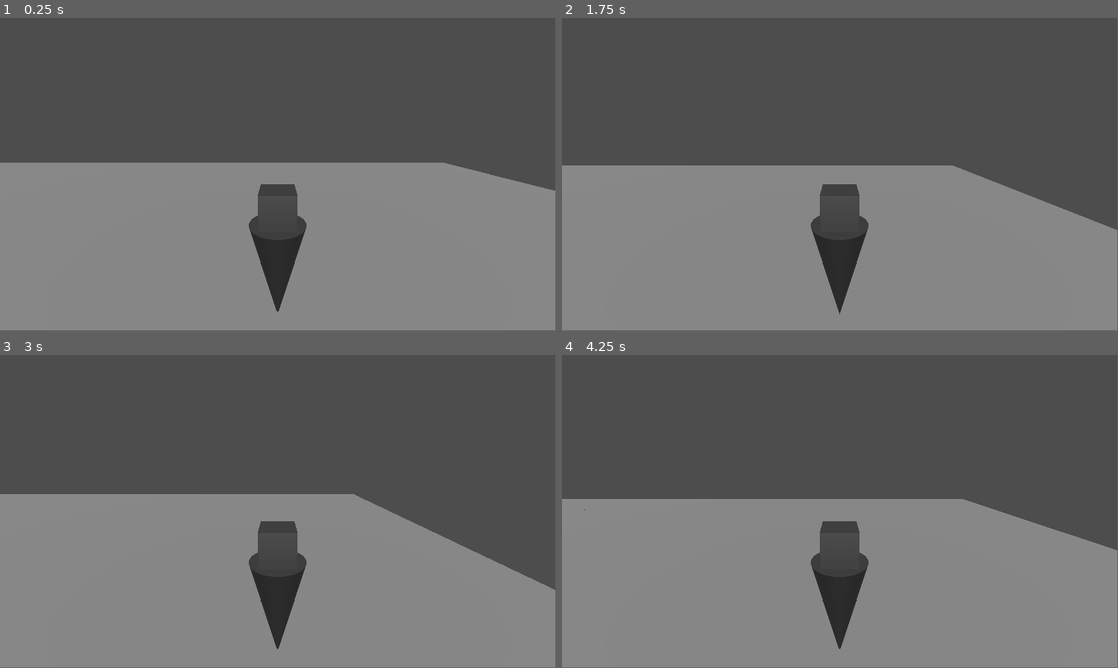
Above: before the commit, frames 1-4 (two rows, left to right).
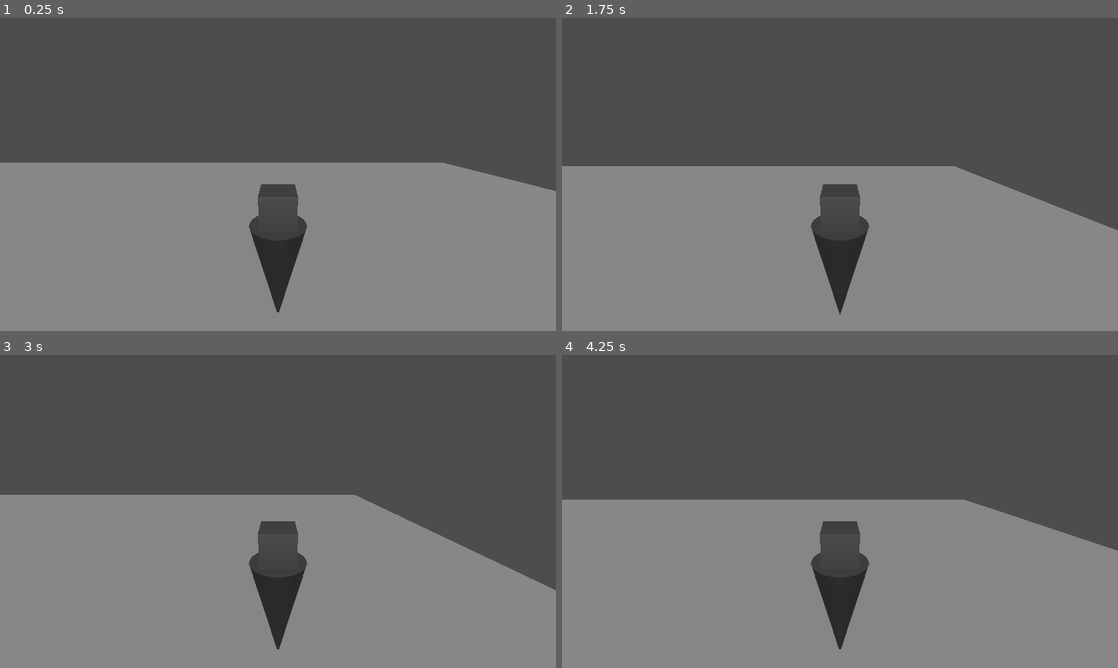
Above: after the commit, the same moments.

Repository: scooter-dev/bosh-rush-jam-2025
Game: Godot game, scene res://city.tscn
The game is run twice, just before and just after one commit, with the same random seed, the same clock (stepped at 60 frames per second) and the same inputs.
Inputs (mouse positions are in pixels of both pictures, inside the frame that each line leads up to):
- Up to frame 1 (0.25 s): no input
- Up to frame 2 (1.75 s): tap Enter (ui_accept) at 0.5, 0.77, 1.52 s; move the mouse to (962, 158) at 0.52 s; hold Right (ui_right) 0.53-1.28 s; tap A (L) at 0.6, 1.55 s; tap D (R) at 0.8, 1.35 s; move the mouse to (728, 190) at 1.27 s; hold Down (ui_down) from 1.28 s (still down)
- Up to frame 3 (3 s): move the mouse to (333, 442) at 2.02 s; release Down (ui_down) at 2.03 s; hold Right (ui_right) 2.03-2.78 s; tap S (BW) at 2.1 s; tap D (R) at 2.3 s; move the mouse to (250, 574) at 2.77 s; hold Up (ui_up) from 2.78 s (still down); tap W (FW) at 2.85 s
- Up to frame 4 (4.25 s): tap Enter (ui_accept) at 3.02, 3.77 s; tap A (L) at 3.05, 3.6 s; move the mouse to (1006, 558) at 3.52 s; release Up (ui_up) at 3.53 s; hold Left (ui_left) from 3.53 s (still down); tap D (R) at 3.8 s
In our replay, the window is 799x449 before the commit and 800x450 after it. These sizes can differ from the game's own. Grey fills any space a smaller window leaves; there, only what the larger window draws over its background counts as a difference.

The runs differ from the first frame. In frame 1, 0.1% of the frame differs, in the area x 44-100%, y 0-94%; in frame 2, 0.3%, in the area x 0-100%, y 0-95%; in frame 3, 0.3%; in frame 4, 0.3%.

Commit message:
mp menus, basic mech movement

Diff:
--- /dev/null
+++ b/SRC/Mech/PlayerCam.gd
@@ -0,0 +1,6 @@
+extends Node3D
+
+class_name PlayerCamera
+
+@export var camera : Camera3D
+@export var camX : Node3D
--- /dev/null
+++ b/SRC/Mech/player_mech.gd
@@ -0,0 +1,22 @@
+extends CharacterBody3D
+
+class_name Player
+
+@export var cam : PlayerCamera
+
+var acceleration : float = 160.0
+var damping : float = 30.0
+
+func _physics_process(delta: float) -> void:
+	velocity = get_real_velocity()
+	var dir : Vector3 = cam.global_basis.x * PlayerInput.fbrl.x + cam.global_basis.z * PlayerInput.fbrl.y
+	dir = dir.limit_length()
+
+	if is_on_floor():
+		velocity.x -= velocity.x * delta * damping
+		velocity.z -= velocity.z * delta * damping
+		velocity += dir * delta * acceleration
+	else:
+		velocity.y = clamp(velocity.y - 9.8 * delta, -60,60)
+
+	move_and_slide()
--- /dev/null
+++ b/SRC/Mech/player_mech.tscn
@@ -0,0 +1,36 @@
+[gd_scene load_steps=5 format=3 uid="uid://c1g40osluc5on"]
+
+[ext_resource type="Script" uid="uid://cyj8mpkhoulxo" path="res://SRC/Mech/player_mech.gd" id="1_b1ldv"]
+[ext_resource type="Script" uid="uid://fcbiot2w55f6" path="res://SRC/Mech/PlayerCam.gd" id="2_ond4c"]
+
+[sub_resource type="CapsuleShape3D" id="CapsuleShape3D_6d0cu"]
+
+[sub_resource type="BoxMesh" id="BoxMesh_ond4c"]
+size = Vector3(0.7, 2, 0.7)
+
+[node name="PlayerMech" type="CharacterBody3D" node_paths=PackedStringArray("cam")]
+collision_layer = 2
+script = ExtResource("1_b1ldv")
+cam = NodePath("CamY")
+
+[node name="CollisionShape3D" type="CollisionShape3D" parent="."]
+transform = Transform3D(1, 0, 0, 0, 1, 0, 0, 0, 1, 0, 1, 0)
+shape = SubResource("CapsuleShape3D_6d0cu")
+
+[node name="CamY" type="Node3D" parent="." node_paths=PackedStringArray("camera", "camX")]
+transform = Transform3D(1, 0, 0, 0, 1, 0, 0, 0, 1, 0, 1.53265, 0)
+script = ExtResource("2_ond4c")
+camera = NodePath("CamX/Camera3D")
+camX = NodePath("CamX")
+
+[node name="CamX" type="Node3D" parent="CamY"]
+transform = Transform3D(1, 0, 0, 0, 0.856312, 0.516459, 0, -0.516459, 0.856312, 0, 0, 0)
+
+[node name="Camera3D" type="Camera3D" parent="CamY/CamX"]
+transform = Transform3D(1, 0, 0, 0, 1, 0, 0, 0, 1, 0, 0, 7.59)
+
+[node name="CharRotator" type="Node3D" parent="."]
+
+[node name="MeshInstance3D" type="MeshInstance3D" parent="CharRotator"]
+transform = Transform3D(1, 0, 0, 0, 1, 0, 0, 0, 1, 0, 1, 0)
+mesh = SubResource("BoxMesh_ond4c")
--- a/SRC/Players/cam_y.gd
+++ /dev/null
@@ -1,10 +0,0 @@
-extends Node3D
-
-class_name PlayerCamera
-
-@export var cam_x: Node3D
-
-
-func _physics_process(delta: float) -> void:
-	rotate_y(-PlayerInput.l_udrl.x)
-	cam_x.rotation.x = clamp(cam_x.rotation.x - PlayerInput.l_udrl.y, -PI/2, PI/2)
--- a/SRC/Players/ground_rays.gd
+++ /dev/null
@@ -1,25 +0,0 @@
-extends Node3D
-
-class_name GroundRays
-
-var ground : Node3D = null
-var groundDistance : float = 50.0
-var groundNormal : Vector3 = Vector3.UP
-
-func _ready() -> void:
-	if multiplayer.get_unique_id() != get_multiplayer_authority():
-		queue_free()
-
-const angleLimit : float = cos(deg_to_rad(40))
-
-func _physics_process(delta: float) -> void:
-	ground = null
-	groundDistance = 50.0
-	groundNormal = Vector3.UP
-	for ray : RayCast3D in get_children():
-		if ray.get_collider():
-			var gDist : float = global_position.y - ray.get_collision_point().y
-			var gNorm : Vector3 = ray.get_collision_normal()
-			if gDist < groundDistance and gNorm.dot(Vector3.UP) > angleLimit:
-				groundDistance = gDist
-				groundNormal = gNorm
--- a/SRC/Players/player.gd
+++ /dev/null
@@ -1,8 +0,0 @@
-extends CharacterBody3D
-
-class_name Player
-
-var isLocal : bool = false
-
-func _enter_tree() -> void:
-	isLocal = multiplayer.get_unique_id() == get_multiplayer_authority()
--- a/SRC/Players/player.tscn
+++ /dev/null
@@ -1,65 +0,0 @@
-[gd_scene load_steps=7 format=3 uid="uid://cwx4jjndqj8qk"]
-
-[ext_resource type="Script" uid="uid://b7l51o8lmkd8g" path="res://SRC/Players/ground_rays.gd" id="1_ba1eo"]
-[ext_resource type="Script" uid="uid://cnxi2off87ibd" path="res://SRC/Players/player.gd" id="1_j67wp"]
-[ext_resource type="Script" uid="uid://cbb60yhym36tt" path="res://SRC/Players/player_movement.gd" id="3_33ruk"]
-[ext_resource type="Script" uid="uid://imyaliika6c5" path="res://SRC/Players/cam_y.gd" id="4_r8rhy"]
-
-[sub_resource type="CapsuleShape3D" id="CapsuleShape3D_wercd"]
-radius = 0.35
-height = 1.52082
-
-[sub_resource type="SphereShape3D" id="SphereShape3D_ba1eo"]
-radius = 0.63639
-
-[node name="Player" type="CharacterBody3D"]
-up_direction = Vector3(0, -1, 0)
-wall_min_slide_angle = 0.0
-floor_max_angle = 0.0
-floor_snap_length = 0.05
-script = ExtResource("1_j67wp")
-
-[node name="WalkCollisionShape" type="CollisionShape3D" parent="."]
-transform = Transform3D(1, 0, 0, 0, 1, 0, 0, 0, 1, 0, 0.994285, 0)
-shape = SubResource("CapsuleShape3D_wercd")
-
-[node name="StumbleCollisionShape" type="CollisionShape3D" parent="."]
-transform = Transform3D(1, 0, 0, 0, 1, 0, 0, 0, 1, 0, 1.11201, 0)
-shape = SubResource("SphereShape3D_ba1eo")
-disabled = true
-
-[node name="GroundRays" type="Node3D" parent="."]
-script = ExtResource("1_ba1eo")
-
-[node name="RayCast3D" type="RayCast3D" parent="GroundRays"]
-transform = Transform3D(1, 0, 0, 0, 1, 0, 0, 0, 1, 0, 0.594571, 0)
-
-[node name="RayCast3D2" type="RayCast3D" parent="GroundRays"]
-transform = Transform3D(1, 0, 0, 0, 1, 0, 0, 0, 1, -0.266605, 0.594571, 0)
-
-[node name="RayCast3D3" type="RayCast3D" parent="GroundRays"]
-transform = Transform3D(1, 0, 0, 0, 1, 0, 0, 0, 1, 0.267, 0.594088, 0)
-
-[node name="RayCast3D4" type="RayCast3D" parent="GroundRays"]
-transform = Transform3D(-4.37114e-08, 0, -1, 0, 1, 0, 1, 0, -4.37114e-08, 0.000197556, 0.594571, -0.266802)
-
-[node name="RayCast3D5" type="RayCast3D" parent="GroundRays"]
-transform = Transform3D(-4.37114e-08, 0, -1, 0, 1, 0, 1, 0, -4.37114e-08, 0.000197533, 0.594088, 0.266802)
-
-[node name="Movement" type="Node" parent="." node_paths=PackedStringArray("player", "camera", "groundRays")]
-script = ExtResource("3_33ruk")
-player = NodePath("..")
-camera = NodePath("../CamY")
-groundRays = NodePath("../GroundRays")
-
-[node name="CamY" type="Node3D" parent="." node_paths=PackedStringArray("cam_x")]
-transform = Transform3D(1, 0, 0, 0, 1, 0, 0, 0, 1, 0, 1.4857, 0)
-script = ExtResource("4_r8rhy")
-cam_x = NodePath("CamX")
-
-[node name="CamX" type="Node3D" parent="CamY"]
-
-[node name="Cam" type="Camera3D" parent="CamY/CamX"]
-current = true
-fov = 90.0
-far = 200.0
--- a/SRC/Players/player_movement.gd
+++ /dev/null
@@ -1,81 +0,0 @@
-extends Node
-
-class_name PlayerMovement
-
-enum {M_FALLING, M_GROUNDED, M_RAGDOLL, M_CROUCHED}
-
-@export var player : Player
-@export var camera : PlayerCamera
-@export var groundRays : GroundRays
-
-var movementMode : int = M_FALLING
-var velocity : Vector3 = Vector3()
-var acceleration : float = 72.0
-var damping : float = 16.0
-var jumpImpulse : float = 4.0
-
-##Proceses the movement mode for the current frame
-func mMode() -> void:
-	match movementMode:
-		M_GROUNDED:
-			if groundRays.groundDistance > 0.325:
-				setMMode(M_FALLING)
-		M_FALLING:
-			if groundRays.groundDistance < 0.0 and velocity.y < 3.0:
-				setMMode(M_GROUNDED)
-		M_RAGDOLL:
-			pass
-		M_CROUCHED:
-			pass
-
-##Sets the movement mode do newMMode, doing any necessary tasks for the switch. Always use this to change movement mode.
-func setMMode(newMMode : int) -> void:
-
-	match movementMode:
-		M_GROUNDED:
-			match newMMode:
-				M_FALLING:
-					pass #TODO reparent player to world, don't forget multiplayer
-		M_FALLING:
-			match newMMode:
-				M_GROUNDED:
-					pass #TODO reparent player to ground, don't forget multiplayer
-
-	movementMode = newMMode
-
-##Starts the player reparenting operations
-func reparentPlayer(reparentTo : Node3D) -> void:
-	reparentPlayerRPC.rpc(reparentTo)
-
-##Reparents the player character to a new node on all clients, making sure everything is synced up. Needs to be called from reparentPlayer or with RPC.
-@rpc("authority", "call_local", "reliable")
-func reparentPlayerRPC(reparentTo : Node3D) -> void:
-	player.reparent(reparentTo)
-
-func _physics_process(delta: float) -> void:
-	if player.isLocal:
-		velocity = player.get_real_velocity()
-		mMode()
-
-		var dir : Vector3 = PlayerInput.fbrl.x * camera.global_basis.x + PlayerInput.fbrl.y * camera.global_basis.z
-		dir = dir.limit_length()
-
-		match movementMode:
-			M_GROUNDED:
-				velocity.x -= velocity.x * delta * damping
-				velocity.z -= velocity.z * delta * damping
-
-				velocity += dir * delta * acceleration
-
-				velocity.y = clamp(-groundRays.groundDistance * 1200.0 * delta, -6, 6)
-			M_FALLING:
-				velocity.y = clamp(velocity.y - ProjectSettings.get_setting("physics/3d/default_gravity") * delta, -30, 30)
-			M_RAGDOLL:
-				pass
-			M_CROUCHED:
-				pass
-
-		player.velocity = velocity
-		player.move_and_slide()
-	else:
-		pass
--- /dev/null
+++ b/SRC/Shaders/Sky.gdshader
@@ -0,0 +1,8 @@
+shader_type sky;
+
+uniform sampler2D skyGradient : repeat_disable, filter_nearest;
+uniform vec3 direction = vec3(0,1,0);
+
+void sky() {
+	COLOR = texture(skyGradient, vec2(dot(normalize(direction),EYEDIR) * 0.5 + 0.5,0)).rgb;
+}
--- /dev/null
+++ b/SRC/Singletons/MultiplayerManager.gd
@@ -0,0 +1,31 @@
+extends Node
+
+var player : Array[Player]
+
+func _ready() -> void:
+	multiplayer.connected_to_server
+	multiplayer.connection_failed
+	multiplayer.peer_connected
+	multiplayer.peer_disconnected
+
+func hostGame(port : int, max_players : int) -> void:
+	var peer : ENetMultiplayerPeer = ENetMultiplayerPeer.new()
+	peer.create_server(port, max_players)
+	get_tree().get_multiplayer().multiplayer_peer = peer
+
+func joinGame(ip : String, port : int) -> void:
+	var peer : ENetMultiplayerPeer = ENetMultiplayerPeer.new()
+	peer.create_client(ip, port)
+	get_tree().get_multiplayer().multiplayer_peer = peer
+
+func onPlayerJoined(id : int) -> void:
+	pass
+
+func onPlayerLeft(id : int) -> void:
+	pass
+
+func onConnectionFailed() -> void:
+	pass
+
+func onConnectionSuccess() -> void:
+	pass
--- /dev/null
+++ b/SRC/UI/MultiplayerScreens/MPScreen.tscn
@@ -0,0 +1,134 @@
+[gd_scene load_steps=2 format=3 uid="uid://bf54mg7jrexsi"]
+
+[ext_resource type="Script" uid="uid://52u40t6dy4ue" path="res://SRC/UI/MultiplayerScreens/mp_screen.gd" id="1_kg2hb"]
+
+[node name="MultiplayerScreen" type="Control"]
+layout_mode = 3
+anchors_preset = 15
+anchor_right = 1.0
+anchor_bottom = 1.0
+grow_horizontal = 2
+grow_vertical = 2
+script = ExtResource("1_kg2hb")
+
+[node name="Panel" type="Panel" parent="."]
+layout_mode = 1
+anchors_preset = 15
+anchor_right = 1.0
+anchor_bottom = 1.0
+grow_horizontal = 2
+grow_vertical = 2
+
+[node name="TabContainer" type="TabContainer" parent="Panel"]
+layout_mode = 1
+anchors_preset = 15
+anchor_right = 1.0
+anchor_bottom = 1.0
+grow_horizontal = 2
+grow_vertical = 2
+current_tab = 1
+
+[node name="Connect" type="Control" parent="Panel/TabContainer"]
+visible = false
+layout_mode = 2
+metadata/_tab_index = 0
+
+[node name="VBoxContainer" type="VBoxContainer" parent="Panel/TabContainer/Connect"]
+layout_mode = 1
+anchors_preset = 15
+anchor_right = 1.0
+anchor_bottom = 1.0
+grow_horizontal = 2
+grow_vertical = 2
+alignment = 1
+
+[node name="HBoxContainer" type="HBoxContainer" parent="Panel/TabContainer/Connect/VBoxContainer"]
+layout_mode = 2
+alignment = 1
+
+[node name="Label" type="Label" parent="Panel/TabContainer/Connect/VBoxContainer/HBoxContainer"]
+layout_mode = 2
+text = "IP: "
+
+[node name="LE_IP" type="LineEdit" parent="Panel/TabContainer/Connect/VBoxContainer/HBoxContainer"]
+custom_minimum_size = Vector2(300, 0)
+layout_mode = 2
+size_flags_horizontal = 4
+placeholder_text = "IP"
+alignment = 1
+
+[node name="HBoxContainer2" type="HBoxContainer" parent="Panel/TabContainer/Connect/VBoxContainer"]
+layout_mode = 2
+alignment = 1
+
+[node name="Label" type="Label" parent="Panel/TabContainer/Connect/VBoxContainer/HBoxContainer2"]
+layout_mode = 2
+text = "Port: "
+
+[node name="SB_ClientPort" type="SpinBox" parent="Panel/TabContainer/Connect/VBoxContainer/HBoxContainer2"]
+custom_minimum_size = Vector2(300, 0)
+layout_mode = 2
+size_flags_horizontal = 4
+min_value = 1024.0
+max_value = 65535.0
+value = 4850.0
+alignment = 1
+
+[node name="BTN_Connect" type="Button" parent="Panel/TabContainer/Connect/VBoxContainer"]
+custom_minimum_size = Vector2(120, 0)
+layout_mode = 2
+size_flags_horizontal = 4
+text = "Connect"
+
+[node name="Host" type="Control" parent="Panel/TabContainer"]
+layout_mode = 2
+metadata/_tab_index = 1
+
+[node name="VBoxContainer" type="VBoxContainer" parent="Panel/TabContainer/Host"]
+layout_mode = 1
+anchors_preset = 15
+anchor_right = 1.0
+anchor_bottom = 1.0
+grow_horizontal = 2
+grow_vertical = 2
+alignment = 1
+
+[node name="HBoxContainer" type="HBoxContainer" parent="Panel/TabContainer/Host/VBoxContainer"]
+layout_mode = 2
+alignment = 1
+
+[node name="Label" type="Label" parent="Panel/TabContainer/Host/VBoxContainer/HBoxContainer"]
+layout_mode = 2
+text = "Port: "
+
+[node name="SB_ServerPort" type="SpinBox" parent="Panel/TabContainer/Host/VBoxContainer/HBoxContainer"]
+custom_minimum_size = Vector2(300, 0)
+layout_mode = 2
+size_flags_horizontal = 4
+min_value = 1024.0
+max_value = 65535.0
+value = 4850.0
+alignment = 1
+
+[node name="HBoxContainer2" type="HBoxContainer" parent="Panel/TabContainer/Host/VBoxContainer"]
+layout_mode = 2
+alignment = 1
+
+[node name="Label" type="Label" parent="Panel/TabContainer/Host/VBoxContainer/HBoxContainer2"]
+layout_mode = 2
+text = "Max Players: "
+
+[node name="SB_Players" type="SpinBox" parent="Panel/TabContainer/Host/VBoxContainer/HBoxContainer2"]
+custom_minimum_size = Vector2(300, 0)
+layout_mode = 2
+size_flags_horizontal = 4
+min_value = 2.0
+max_value = 16.0
+value = 4.0
+alignment = 1
+
+[node name="BTN_Host" type="Button" parent="Panel/TabContainer/Host/VBoxContainer"]
+custom_minimum_size = Vector2(120, 0)
+layout_mode = 2
+size_flags_horizontal = 4
+text = "Host"
--- /dev/null
+++ b/SRC/UI/MultiplayerScreens/mp_screen.gd
@@ -0,0 +1 @@
+extends Control
--- /dev/null
+++ b/Scenes/Maps/Test/test_map.tscn
@@ -0,0 +1,75 @@
+[gd_scene load_steps=11 format=3 uid="uid://cu8wfyiht1lyi"]
+
+[ext_resource type="PackedScene" uid="uid://c1g40osluc5on" path="res://SRC/Mech/player_mech.tscn" id="1_orjte"]
+[ext_resource type="Shader" uid="uid://d20ryyciv7x8g" path="res://SRC/Shaders/Sky.gdshader" id="2_61yvp"]
+
+[sub_resource type="FastNoiseLite" id="FastNoiseLite_3gg6x"]
+
+[sub_resource type="NoiseTexture2D" id="NoiseTexture2D_orjte"]
+seamless = true
+noise = SubResource("FastNoiseLite_3gg6x")
+
+[sub_resource type="StandardMaterial3D" id="StandardMaterial3D_61yvp"]
+albedo_texture = SubResource("NoiseTexture2D_orjte")
+uv1_scale = Vector3(0.5, 0.5, 0.5)
+uv1_triplanar = true
+
+[sub_resource type="Gradient" id="Gradient_61yvp"]
+interpolation_mode = 2
+offsets = PackedFloat32Array(0, 0.283019, 0.471698, 1)
+colors = PackedColorArray(0, 0, 0, 1, 1, 1, 1, 1, 1, 0.780029, 0.585938, 1, 0.127838, 0.242341, 0.460938, 1)
+
+[sub_resource type="GradientTexture1D" id="GradientTexture1D_yxp5o"]
+gradient = SubResource("Gradient_61yvp")
+width = 32
+
+[sub_resource type="ShaderMaterial" id="ShaderMaterial_yxp5o"]
+shader = ExtResource("2_61yvp")
+shader_parameter/skyGradient = SubResource("GradientTexture1D_yxp5o")
+shader_parameter/direction = Vector3(0.64, 1, 0)
+
+[sub_resource type="Sky" id="Sky_1x7h3"]
+sky_material = SubResource("ShaderMaterial_yxp5o")
+
+[sub_resource type="Environment" id="Environment_jwv5c"]
+background_mode = 2
+sky = SubResource("Sky_1x7h3")
+
+[node name="TestMap" type="Node3D"]
+
+[node name="CSG" type="Node3D" parent="."]
+
+[node name="CSGBox3D" type="CSGBox3D" parent="CSG"]
+material_override = SubResource("StandardMaterial3D_61yvp")
+use_collision = true
+size = Vector3(60, 1, 60)
+
+[node name="CSGBox3D2" type="CSGBox3D" parent="CSG"]
+transform = Transform3D(1, 0, 0, 0, 1, 0, 0, 0, 1, -9, 4, -6.5)
+material_override = SubResource("StandardMaterial3D_61yvp")
+use_collision = true
+size = Vector3(4, 7, 4)
+
+[node name="CSGBox3D3" type="CSGBox3D" parent="CSG"]
+transform = Transform3D(1, 0, 0, 0, 1, 0, 0, 0, 1, -15, 4.75, 5)
+material_override = SubResource("StandardMaterial3D_61yvp")
+use_collision = true
+size = Vector3(4, 8.5, 4)
+
+[node name="CSGBox3D4" type="CSGBox3D" parent="CSG"]
+transform = Transform3D(1, 0, 0, 0, 1, 0, 0, 0, 1, -5, 3.75, 15.5)
+material_override = SubResource("StandardMaterial3D_61yvp")
+use_collision = true
+size = Vector3(4, 6.5, 4)
+
+[node name="CSGBox3D5" type="CSGBox3D" parent="CSG"]
+transform = Transform3D(1, 0, 0, 0, 1, 0, 0, 0, 1, 9, 4.75, -4.5)
+material_override = SubResource("StandardMaterial3D_61yvp")
+use_collision = true
+size = Vector3(4, 8.5, 4)
+
+[node name="PlayerMech" parent="." instance=ExtResource("1_orjte")]
+transform = Transform3D(1, 0, 0, 0, 1, 0, 0, 0, 1, 0, 2.29376, 0)
+
+[node name="WorldEnvironment" type="WorldEnvironment" parent="."]
+environment = SubResource("Environment_jwv5c")
--- a/Scenes/MechInterior/mech_interior.tscn
+++ /dev/null
@@ -1,45 +0,0 @@
-[gd_scene load_steps=5 format=3 uid="uid://dmwqsyuko7i5"]
-
-[ext_resource type="PackedScene" uid="uid://cwx4jjndqj8qk" path="res://SRC/Players/player.tscn" id="1_1dw0v"]
-
-[sub_resource type="PhysicalSkyMaterial" id="PhysicalSkyMaterial_1dw0v"]
-
-[sub_resource type="Sky" id="Sky_biro4"]
-sky_material = SubResource("PhysicalSkyMaterial_1dw0v")
-
-[sub_resource type="Environment" id="Environment_am3ep"]
-background_mode = 2
-sky = SubResource("Sky_biro4")
-
-[node name="MechInterior" type="Node3D"]
-
-[node name="CSG" type="Node3D" parent="."]
-
-[node name="CSGBox3D" type="CSGBox3D" parent="CSG"]
-use_collision = true
-size = Vector3(12, 1, 12)
-
-[node name="CSGBox3D2" type="CSGBox3D" parent="CSG"]
-transform = Transform3D(1, 0, 0, 0, 1, 0, 0, 0, 1, -6.5, 1.5, 0)
-use_collision = true
-size = Vector3(1, 4, 12)
-
-[node name="CSGBox3D3" type="CSGBox3D" parent="CSG"]
-transform = Transform3D(1, 0, 0, 0, 1, 0, 0, 0, 1, 6.5, 1.5, 0)
-use_collision = true
-size = Vector3(1, 4, 12)
-
-[node name="CSGBox3D4" type="CSGBox3D" parent="CSG"]
-transform = Transform3D(1, 0, 0, 0, 1, 0, 0, 0, 1, 0, 1.5, -6.5)
-use_collision = true
-size = Vector3(12, 4, 1)
-
-[node name="DirectionalLight3D" type="DirectionalLight3D" parent="."]
-transform = Transform3D(0.707107, 0.5, -0.5, 0, 0.707107, 0.707107, 0.707107, -0.5, 0.5, 0, 3, 0)
-shadow_enabled = true
-
-[node name="Player" parent="." instance=ExtResource("1_1dw0v")]
-transform = Transform3D(1, 0, 0, 0, 1, 0, 0, 0, 1, 0, 3, 0)
-
-[node name="WorldEnvironment" type="WorldEnvironment" parent="."]
-environment = SubResource("Environment_am3ep")
--- a/project.godot
+++ b/project.godot
@@ -19,9 +19,12 @@
 
 OptionsManager="*res://SRC/Singletons/OptionsManager.gd"
 PlayerInput="*res://SRC/Singletons/PlayerInput.gd"
+MultiplayerManager="*res://SRC/Singletons/MultiplayerManager.gd"
 
 [display]
 
+window/size/viewport_width=1280
+window/size/viewport_height=720
 window/vsync/vsync_mode=2
 
 [input]
@@ -148,3 +151,8 @@
 
 common/physics_ticks_per_second=120
 common/max_physics_steps_per_frame=10
+
+[rendering]
+
+renderer/rendering_method="gl_compatibility"
+renderer/rendering_method.mobile="gl_compatibility"
Not shown, added: SRC/Mech/PlayerCam.gd.uid
Not shown, added: SRC/Mech/player_mech.gd.uid
Not shown, removed: SRC/Players/cam_y.gd.uid
Not shown, removed: SRC/Players/ground_rays.gd.uid
Not shown, removed: SRC/Players/player.gd.uid
Not shown, removed: SRC/Players/player_movement.gd.uid
Not shown, added: SRC/Shaders/Sky.gdshader.uid
Not shown, added: SRC/Singletons/MultiplayerManager.gd.uid
Not shown, added: SRC/UI/MultiplayerScreens/mp_screen.gd.uid
